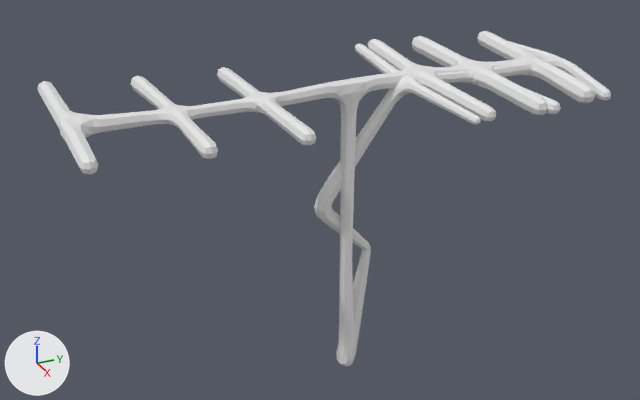
One commit to the Blender file BlenderModels/Motel/Exterior/Antenna.blend: the scene before it, then after it.
Rendered twice from a 50 mm camera at (7.18, -3.51, 5.63) aimed at (-0.39, -0.1, 1.85). Arrows for +X, +Y and +Z are at lower left; the lights stay in place. The first picture is the older version.

The scene before the commit, as lines of its bpy script (objects in view):
```python
me_cube = bpy.data.meshes.new('Cube')
me_cube.from_pydata(...)  # 1454 vertices, 1452 faces; spans x -1.28..0.94, y -0.25..2.73, z 0.02..3.22
me_cube.materials.append(mat_material)  # white #e7e7e7
me_cube_001 = bpy.data.meshes.new('Cube.001')
me_cube_001.from_pydata(...)  # 2062 vertices, 2060 faces; spans x -1.44..0.96, y -2.61..2.47, z 0.02..3.25
me_cube_001.materials.append(mat_material_001)  # white #e7e7e7
ob_crookedantenna = bpy.data.objects.new('CrookedAntenna', me_cube)
ob_crookedantenna.location = (0.0, 0.0, 0.0)
ob_doublesidedantenna = bpy.data.objects.new('DoubleSidedAntenna', me_cube_001)
ob_doublesidedantenna.location = (0.0, -0.007, 0.0)
```
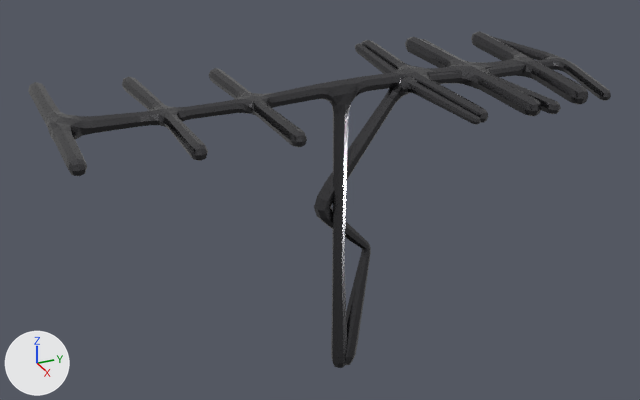
The change, as JSON lines over the scene's bpy script:
```json
{"op": "add", "block": "img_metal046a_1k_png_color_png", "code": ["img_metal046a_1k_png_color_png = load_image('Metal046A_1K-PNG_Color.png', '../../../Materials/JHalstMaterials/MoreMetalHandDryer/Metal046A_1K-PNG_Color.png', 1024, 1024, 'sRGB')"]}
{"op": "add", "block": "img_metal046a_1k_png_normalgl_png", "code": ["img_metal046a_1k_png_normalgl_png = load_image('Metal046A_1K-PNG_NormalGL.png', '../../../Materials/JHalstMaterials/MoreMetalHandDryer/Metal046A_1K-PNG_NormalGL.png', 1024, 1024, 'Non-Color')"]}
{"op": "add", "block": "img_metal046a_1k_png_metalness_png", "code": ["img_metal046a_1k_png_metalness_png = load_image('Metal046A_1K-PNG_Metalness.png', '../../../Materials/JHalstMaterials/MoreMetalHandDryer/Metal046A_1K-PNG_Metalness.png', 1024, 1024, 'Non-Color')"]}
{"op": "add", "block": "img_metal046a_1k_png_displacement_png", "code": ["img_metal046a_1k_png_displacement_png = load_image('Metal046A_1K-PNG_Displacement.png', '../../../Materials/JHalstMaterials/MoreMetalHandDryer/Metal046A_1K-PNG_Displacement.png', 1024, 1024, 'Non-Color')"]}
{"op": "add", "block": "img_metal046a_1k_png_roughness_png", "code": ["img_metal046a_1k_png_roughness_png = load_image('Metal046A_1K-PNG_Roughness.png', '../../../Materials/JHalstMaterials/MoreMetalHandDryer/Metal046A_1K-PNG_Roughness.png', 1024, 1024, 'Non-Color')"]}
{"op": "add", "block": "mat_antennamaterial", "code": ["mat_antennamaterial = bpy.data.materials.new('AntennaMaterial')", "# uses the picture img_metal046a_1k_png_color_png", "# uses the picture img_metal046a_1k_png_displacement_png", "# uses the picture img_metal046a_1k_png_metalness_png", "# uses the picture img_metal046a_1k_png_normalgl_png", "# uses the picture img_metal046a_1k_png_roughness_png"]}
{"block": "me_cube", "where": "me_cube.from_pydata(...)  # 1454 vertices, 1452 faces; spans x -1.28..0.94, y -0.25..2.73, z 0.02..3.22"}
{"op": "remove", "block": "me_cube", "code": "me_cube.materials.append(mat_material)  # white #e7e7e7"}
{"op": "add", "block": "me_cube", "code": "me_cube.materials.append(mat_antennamaterial)"}
{"block": "me_cube_001", "where": "me_cube_001.from_pydata(...)  # 2062 vertices, 2060 faces; spans x -1.44..0.96, y -2.61..2.47, z 0.02..3.25"}
{"op": "remove", "block": "me_cube_001", "code": "me_cube_001.materials.append(mat_material_001)  # white #e7e7e7"}
{"op": "add", "block": "me_cube_001", "code": "me_cube_001.materials.append(mat_antennamaterial)"}
{"op": "set", "path": "ob_doublesidedantenna.location", "old": "(0.0, -0.007, 0.0)", "new": "(0.0, -0.092, 0.0)"}
```

Changed parts and their boxes [x1, y1, x2, y2] in the pictures (640 x 400 px):
```json
{"object": "DoubleSidedAntenna", "change": "recoloured, moved", "before": [37, 31, 595, 366], "after": [28, 31, 588, 368]}
{"object": "CrookedAntenna", "change": "recoloured", "before": [314, 41, 611, 365], "after": [314, 41, 611, 365]}
```
